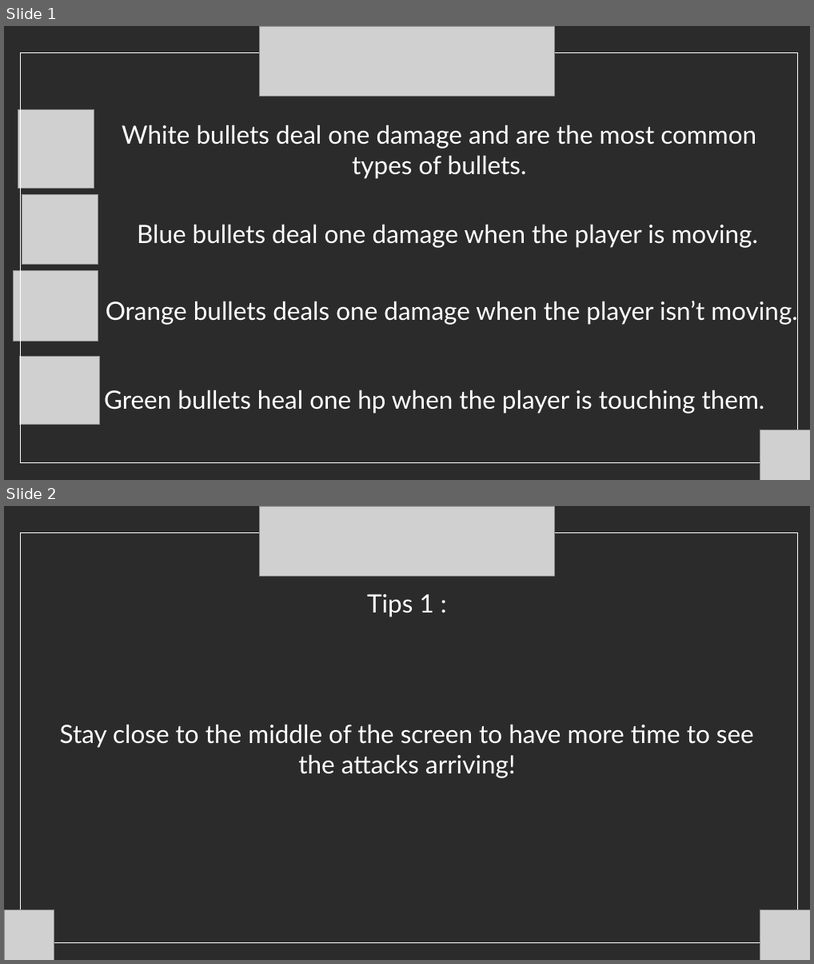
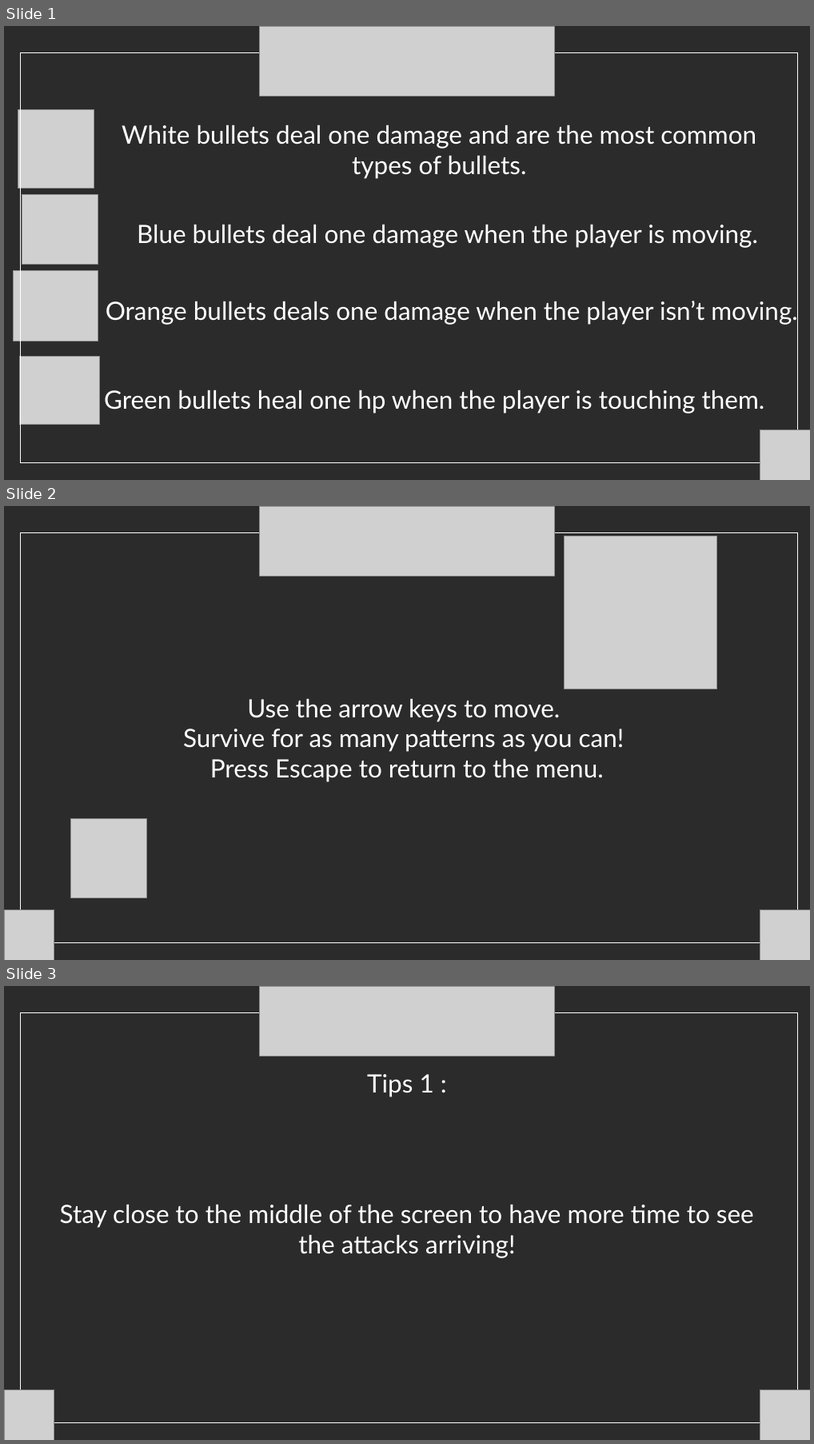
Before and after one commit to alexispros2008-lang/Projet-de-programmation-orient-e-objet, a slide deck: images/drawingTheTutorial.pptx. Shown one above the other, each under a label of ours: slides 1 and 2 before the commit, slides 1, 2 and 3 after it. The pictures are 814x964 and 814x1444 pixels, drawn with LibreOffice and Linux fonts; fonts in the diff are those of the drawing; grey boxes stand for pictures; background and template pictures are left out; a plain dark background stands for a picture behind light text. Boxes give left, top, right and bottom in pixels: in the first picture for what was removed or moved away, otherwise in the second. Text is boxed around its words. In the diff, an @@ line names an element or a change of style, - is before the commit and + after.

```diff
--- a/images/drawingTheTutorial.pptx
+++ b/images/drawingTheTutorial.pptx
@@ slide 2 added at box(4, 506, 810, 960), background picture (left out) @@
@@ picture added at box(260, 506, 555, 576) @@
@@ rectangle added at box(20, 532, 798, 942), outline #FFFFFF 1.5 pt @@
@@ picture added at box(565, 536, 718, 688) @@
@@ text added at box(183, 699, 625, 782), 30 pt, text #FFFFFF @@
+Use the arrow keys to move.
+Survive for as many patterns as you can!
+Press Escape to return to the menu.
@@ picture added at box(71, 819, 146, 897) @@
@@ picture added at box(4, 909, 54, 960) @@
@@ picture added at box(760, 909, 810, 960) @@
@@ what was slide 2 is now slide 3 @@
```
Also in this commit, not shown: 9 other files.
